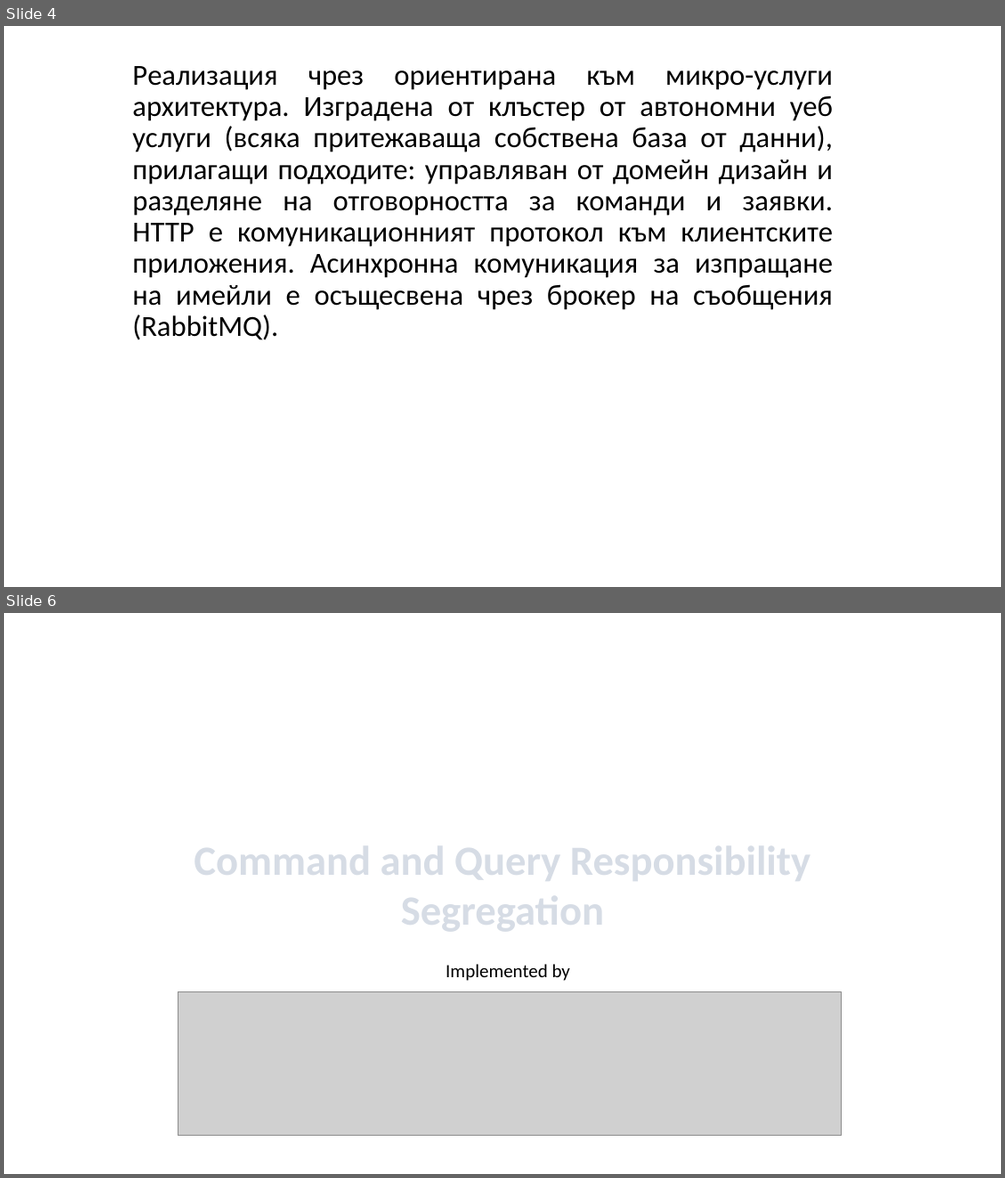
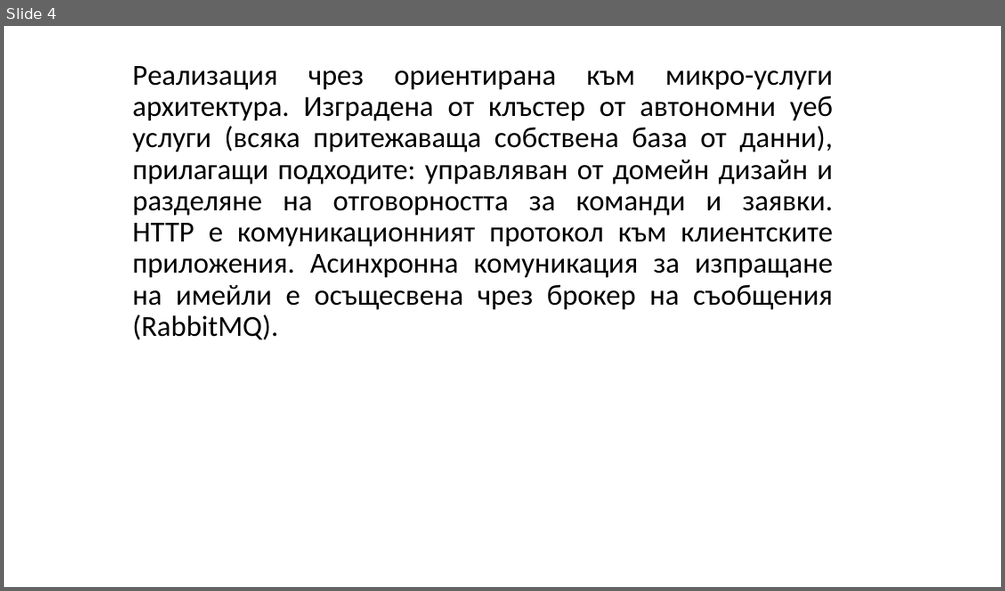
Before and after one commit to profjordanov/doctorate, a slide deck: article/present/uevarna.pptx. Shown one above the other, each under a label of ours: slides 4 and 6 before the commit, slide 4 after it; the slides between them are not shown. The pictures are 1005x1178 and 1005x591 pixels, drawn with LibreOffice and Linux fonts; fonts in the diff are those of the drawing; grey boxes stand for pictures; background and template pictures are left out. Boxes give left, top, right and bottom in pixels: in the first picture for what was removed or moved away, otherwise in the second. Text is boxed around its words. In the diff, an @@ line names an element or a change of style, - is before the commit and + after.

```diff
--- a/article/present/uevarna.pptx
+++ b/article/present/uevarna.pptx
@@ slide 6 removed at [4, 613, 1001, 1174], background picture (left out) @@
@@ text removed at [194, 846, 810, 931] @@
-Command and Query Responsibility Segregation
@@ text removed at [445, 964, 570, 981] @@
-Implemented by
@@ picture removed at [178, 991, 841, 1135] @@
```
Also in this commit, not shown: 2 slides changed, 6 slides added, 11 other slides removed, 1 other file.
